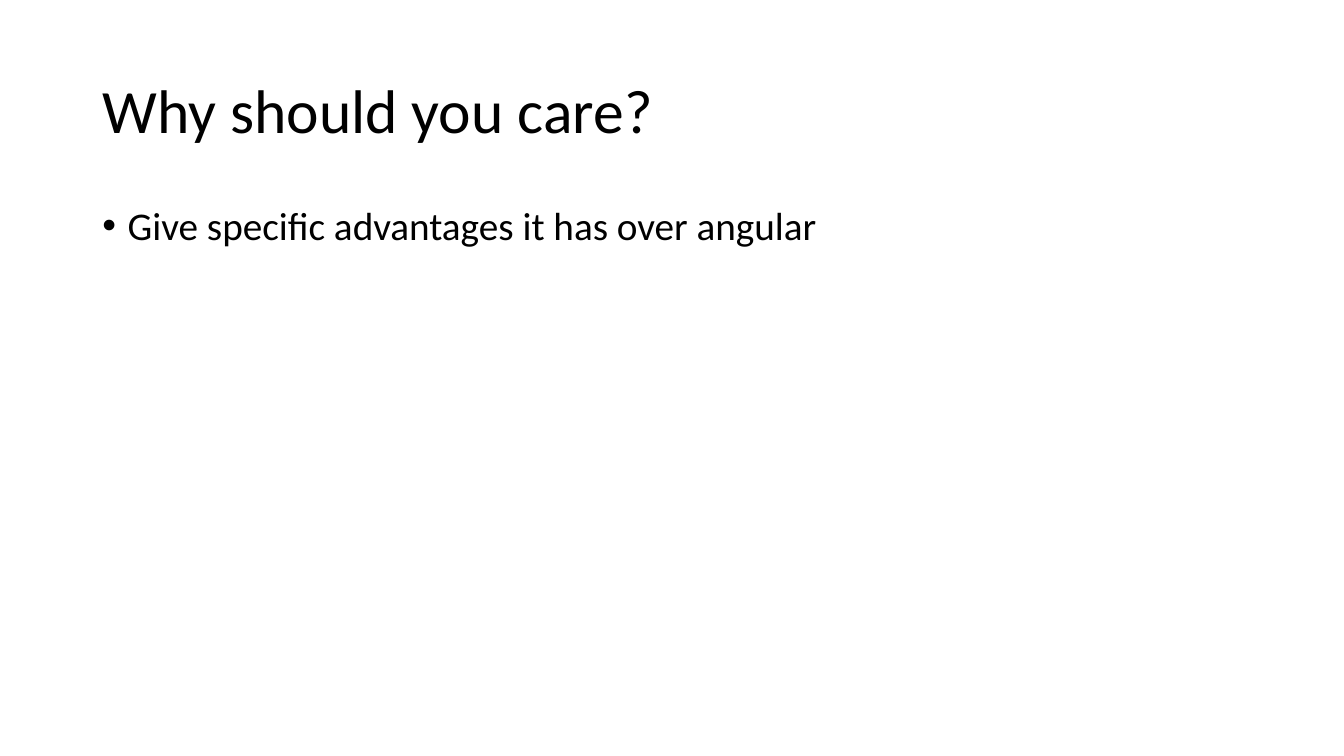
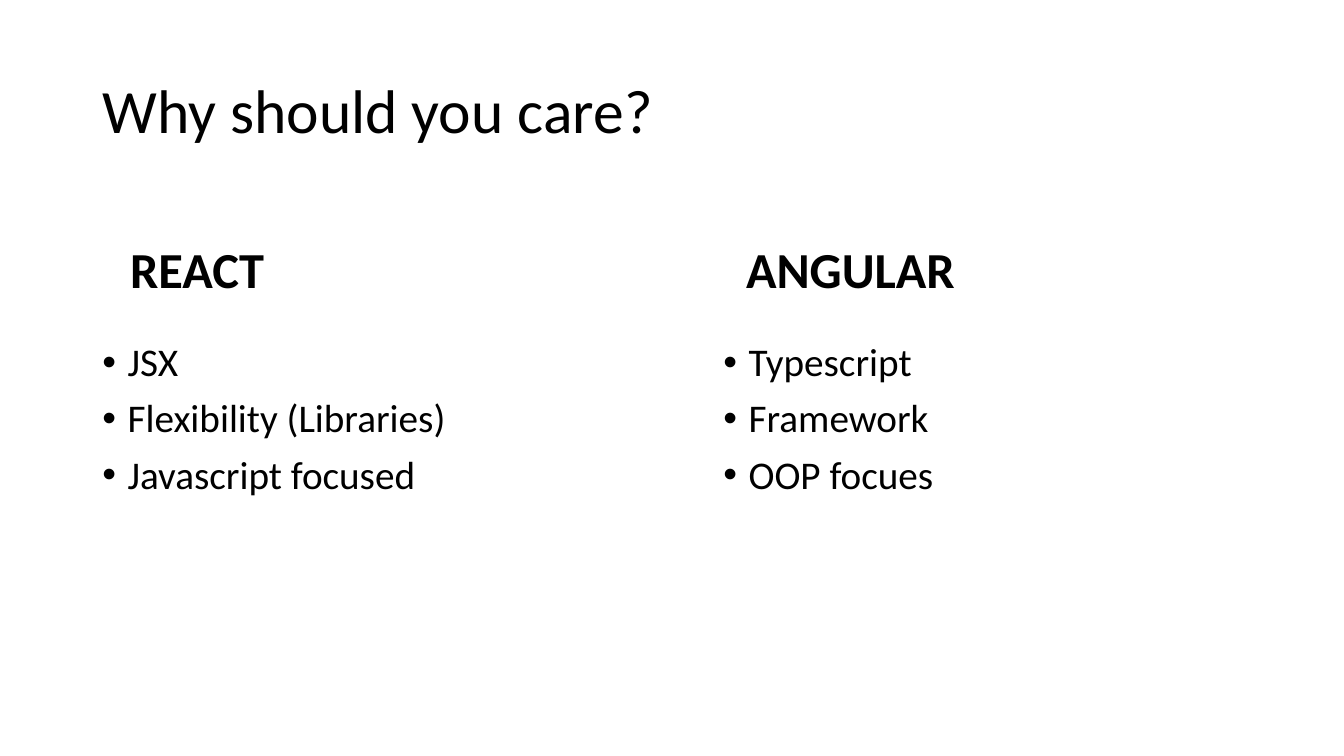
Before and after one commit to MarkSchemmer/Mark-Tyson, a slide deck: slide 3 of PowerPoint/React.pptx. Drawn at 1344x756 pixels with LibreOffice and Linux fonts; fonts in the diff are those of the drawing. Boxes give left, top, right and bottom in pixels: in the first picture for what was removed or moved away, otherwise in the second. Text is boxed around its words. In the diff, an @@ line names an element or a change of style, - is before the commit and + after.

Commit message:
Added React vs Angular slide

```diff
--- a/PowerPoint/React.pptx
+++ b/PowerPoint/React.pptx
@@ text added at (130, 255, 264, 289), 36 pt, text #000000, bold @@
+REACT
@@ text added at (746, 255, 955, 289), 36 pt, text #000000, bold @@
+ANGULAR
@@ text at (128, 350, 446, 496): text changed @@
-• Give specific advantages it has over angular
+• JSX
+• Flexibility (Libraries)
+• Javascript focused
@@ text added at (749, 349, 934, 490), 28 pt, text #000000 @@
+• Typescript
+• Framework
+• OOP focues
```
